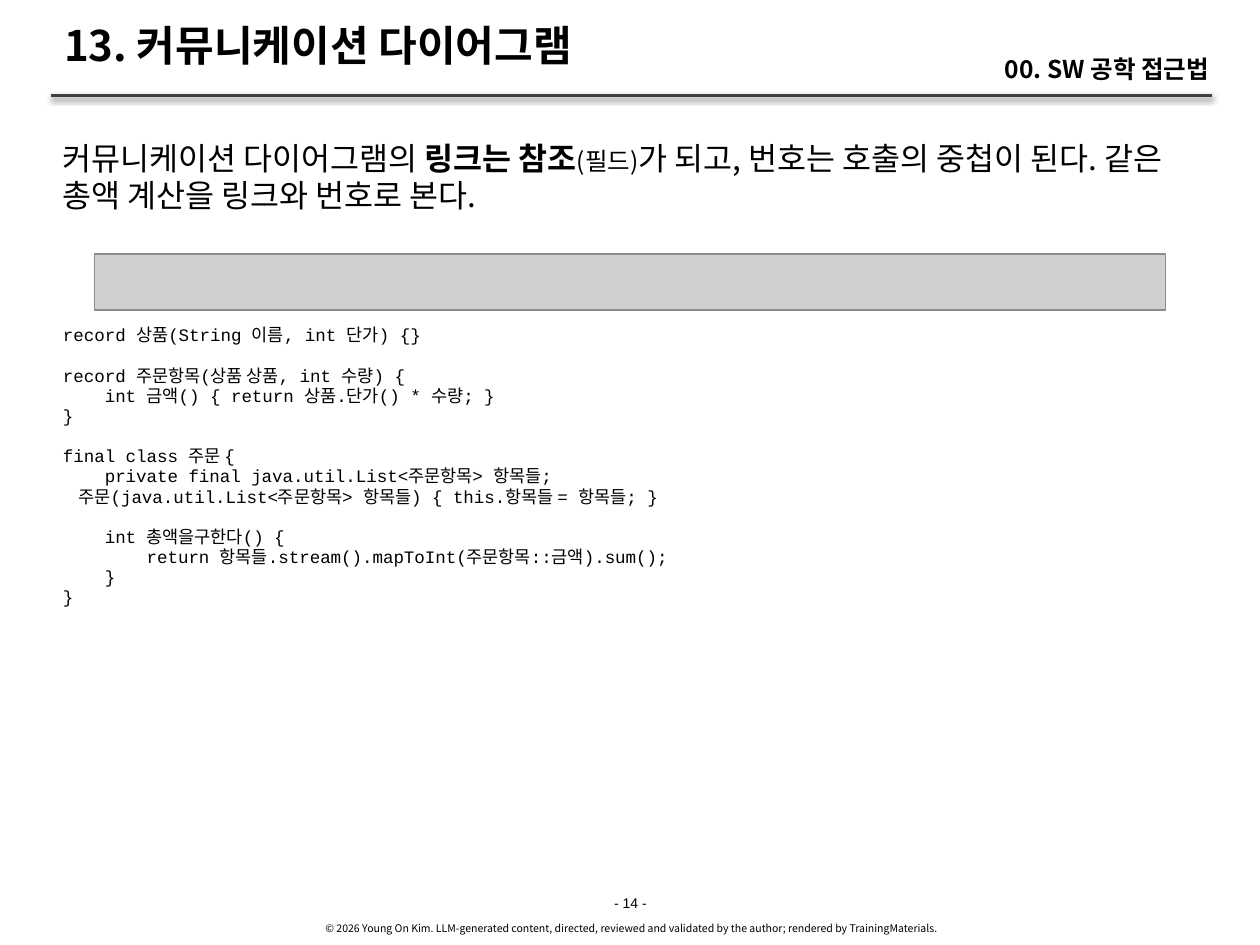
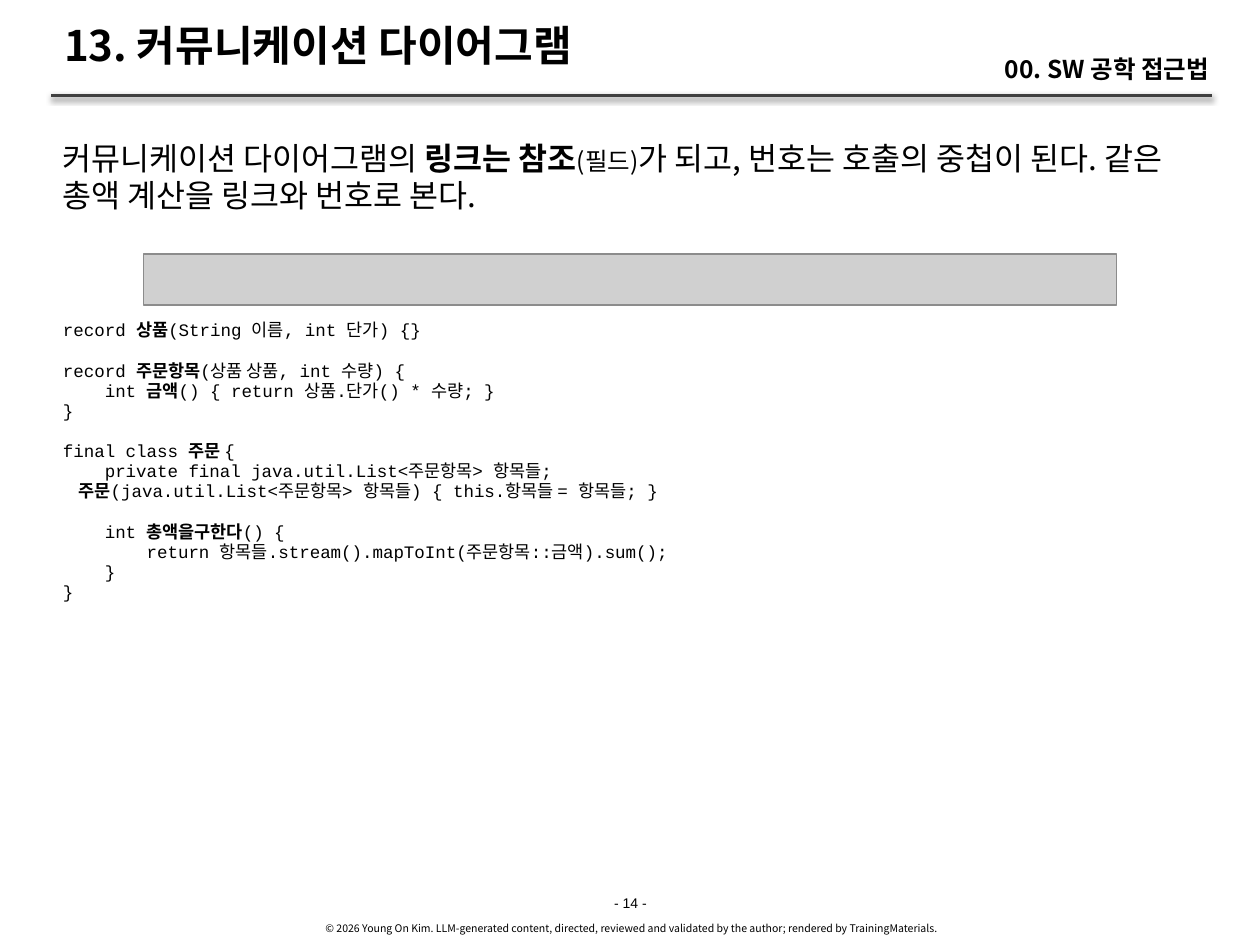
Before and after one commit to YoungSan77/TrainingMaterials, a slide deck: slide 14 of references/sw-engineering-approach/sw-engineering-approach.pptx. Drawn at 1260x945 pixels with LibreOffice and Linux fonts; fonts in the diff are those of the drawing; grey boxes stand for pictures. Boxes give left, top, right and bottom in pixels: in the first picture for what was removed or moved away, otherwise in the second. Text is boxed around its words. In the diff, an @@ line names an element or a change of style, - is before the commit and + after.

```diff
--- a/references/sw-engineering-approach/sw-engineering-approach.pptx
+++ b/references/sw-engineering-approach/sw-engineering-approach.pptx
@@ picture: place and size @@
-picture at bbox=[94, 255, 1166, 311]
+picture at bbox=[144, 255, 1116, 306]
@@ text at bbox=[63, 321, 637, 542]: bold on in "상품(String", "주문항목(상품", "금액()", "주문" and 2 more places @@
```
Also in this commit, not shown: 16 other slides changed, 15 other files.
